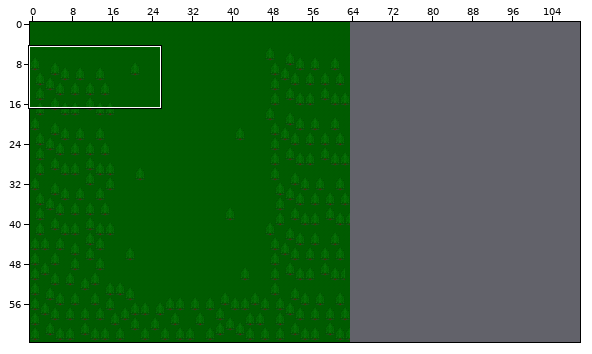
One commit to this Tiled map: Demo/bin/Windows/x86/Debug/Content/maps/testMap.tmx. Above, an overview of the earlier version with the close-up marked.
Close-up. Before the edit:
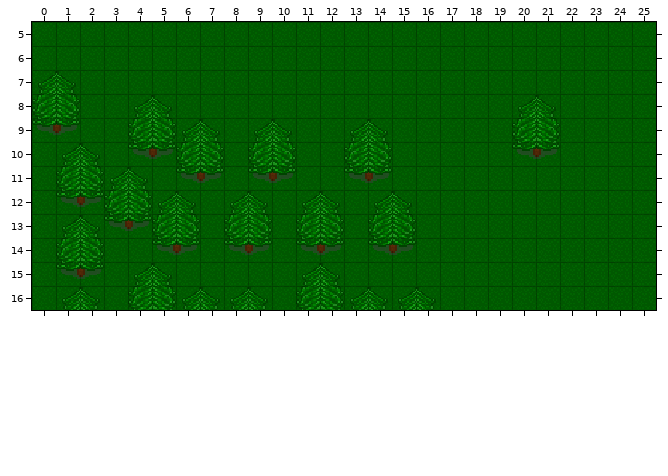
Cells are 16x16 px. Shown: x 0..25, y 5..16. The commit also changed other parts of the map, which this record leaves out. The old version is drawn lined up with the new one.
After the commit:
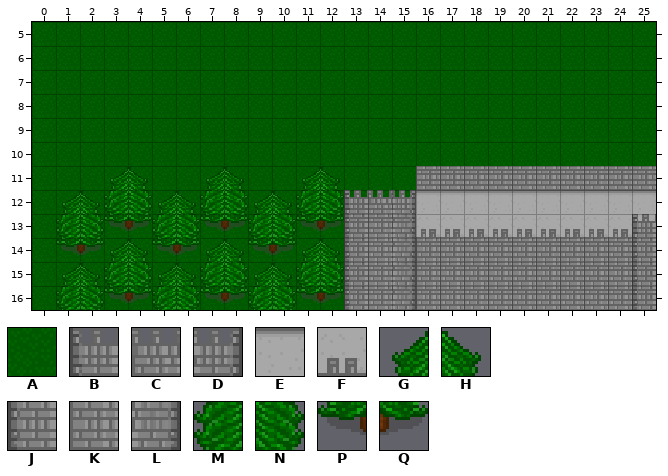
Key: from "tileset_1": A 0, B 7, C 8, D 9, E 11, F 12, G 16, H 17, J 23, K 24, L 25, M 32, N 33, P 48, Q 49.
_ is an empty cell.
What changed:
map size 64x64 -> 250x250 cells
Layer "Tile Layer 1":
y 13: x 25 A -> F
Layer "Tile Layer 2":
y 7: x 0..1 GH -> __
y 8: x 0..1 MN -> __; x 4..5 GH -> __; x 20..21 GH -> __
y 9: x 0..1 PQ -> __; x 4..7 MNGH -> ____; x 9..10 GH -> __; x 13..14 GH -> __; x 20..21 MN -> __
y 10: x 1..2 GH -> __; x 4..7 PQMN -> ____; x 9..10 MN -> __; x 13..14 MN -> __; x 20..21 PQ -> __
y 11: x 1..2 MN -> __; x 6..14 PQ_PQ__PQ -> _GH__GH__; x 16..25 __________ -> KKKKKKKKKK
y 12: x 1..2 PQ -> GH; x 7..25 _GH_GH_GH__________ -> MNGHMNBCDEEEEEEEEEE
y 13: x 1..2 GH -> MN; x 7..25 _MN_MN_MN__________ -> PQMNPQJKLFFFFFFFFFB
y 14: x 1..4 MN__ -> PQGH; x 7..25 _PQ_PQ_PQ__________ -> GHPQGHJKLKKKKKKKKKJ
y 15: x 1..25 PQ_GH_____GH_____________ -> GHMNGHMNGHMNJKLKKKKKKKKKJ
y 16: x 1..25 GH_MNGHGH_MNGHGH_________ -> MNPQMNPQMNPQJKLKKKKKKKKKJ
Pixel boxes of the changes (left, top, right, bottom) in both close-ups:
changed: (32, 71, 656, 310)
